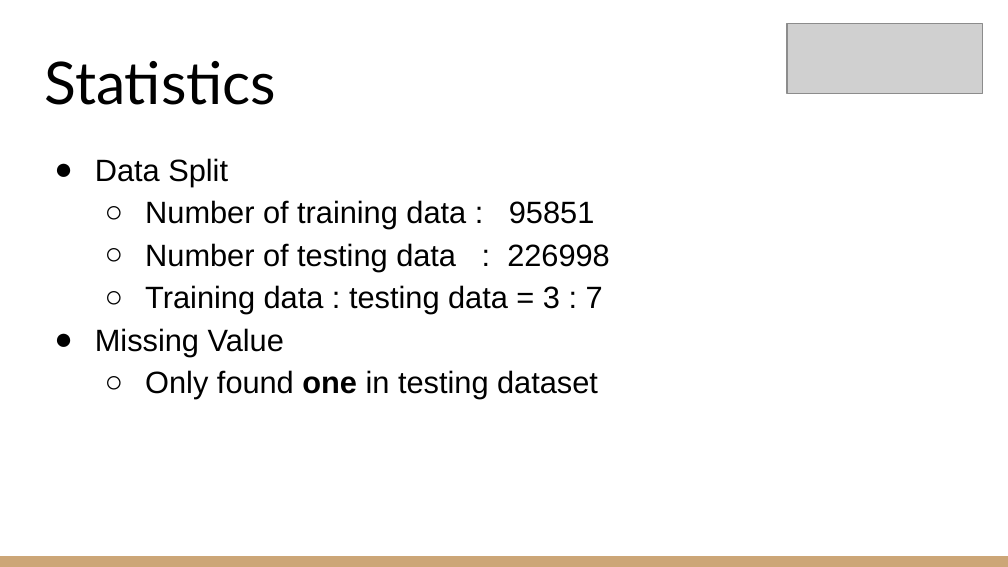
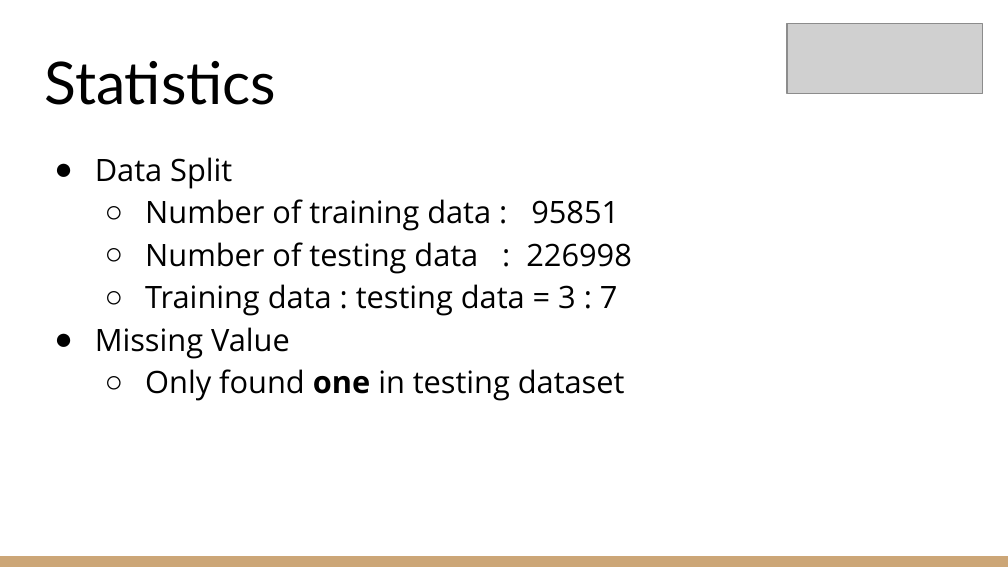
Before and after one commit to DarKenW/HoneyBadgerCoding, a slide deck: slide 9 of Project/Jigsaw Comments Classification.pptx (slide 5 before the commit). Drawn at 1008x567 pixels with LibreOffice and Linux fonts; fonts in the diff are those of the drawing; grey boxes stand for pictures. Boxes give left, top, right and bottom in pixels: in the first picture for what was removed or moved away, otherwise in the second. Text is boxed around its words. In the diff, an @@ line names an element or a change of style, - is before the commit and + after.

```diff
--- a/Project/Jigsaw Comments Classification.pptx
+++ b/Project/Jigsaw Comments Classification.pptx
@@ text "Data Split" at [95,157,632,401]: font Arial to Open Sans @@
```
Also in this commit, not shown: 7 other slides changed, 9 slides added, 7 slides removed, 4 other files.
